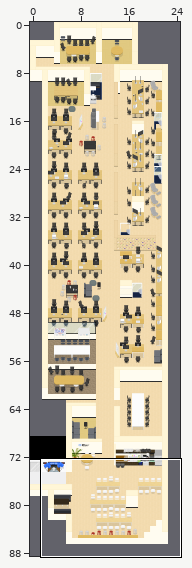
Two states of a Tiled map (JSON), maps/Office.json. Above: a wide view before the commit, with the close-up outlined.
Close-up. The starting point:
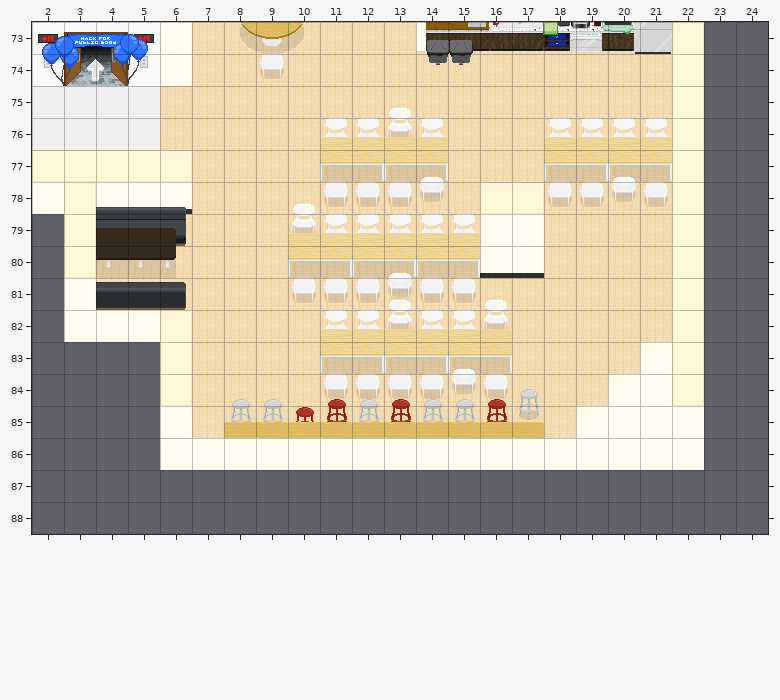
Cells are 32x32 px. Shown: x 2..24, y 73..88. The commit also changed other parts of the map, which this record leaves out.
And afterwards:
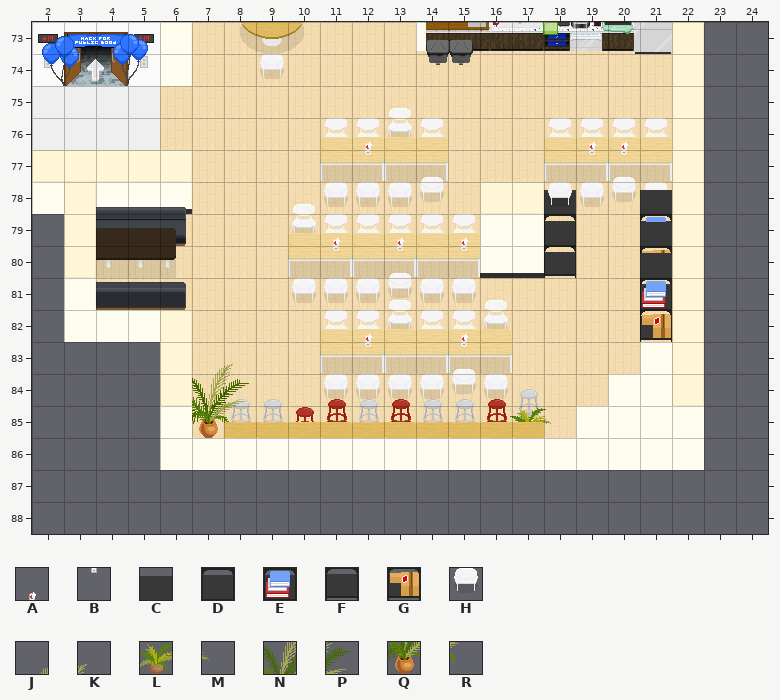
Key: from "Decoration": A 225, B 250, C 276, D 300, E 301, F 325, G 326; from "OGP_Chairs & Tables": H 155; from "WA_Decoration": J 61, K 62, L 67, M 68, N 73, P 74, Q 85, R 86.
_ is an empty cell.
Tiles replaced or removed in this view: H.
Difference:
Changed rows in their new state; . is an unchanged cell.
Layer "walls":
first column x 18:
78 ...H
80 F...
Layer "belowFurniture":
first column x 21:
78 C
79 E
80 G
Layer "furniture":
first column x 7:
79 ..............C
80 ..............D
81 ..............F
83 JK.............
84 NP.............
85 QR.............
Layer "aboveFurniture":
first column x 17:
80 ....C
81 ....E
82 ....G
85 LM...
Layer "Wallpaper Above player":
first column x 18:
78 C
79 D
Layer "abovePlayer1":
first column x 21:
78 _
Layer "abovePlayer2":
first column x 11:
76 .A......AA
77 .B......BB
79 A.A.A.....
80 B.B.B.....
82 .A..A.....
83 .B..B.....
